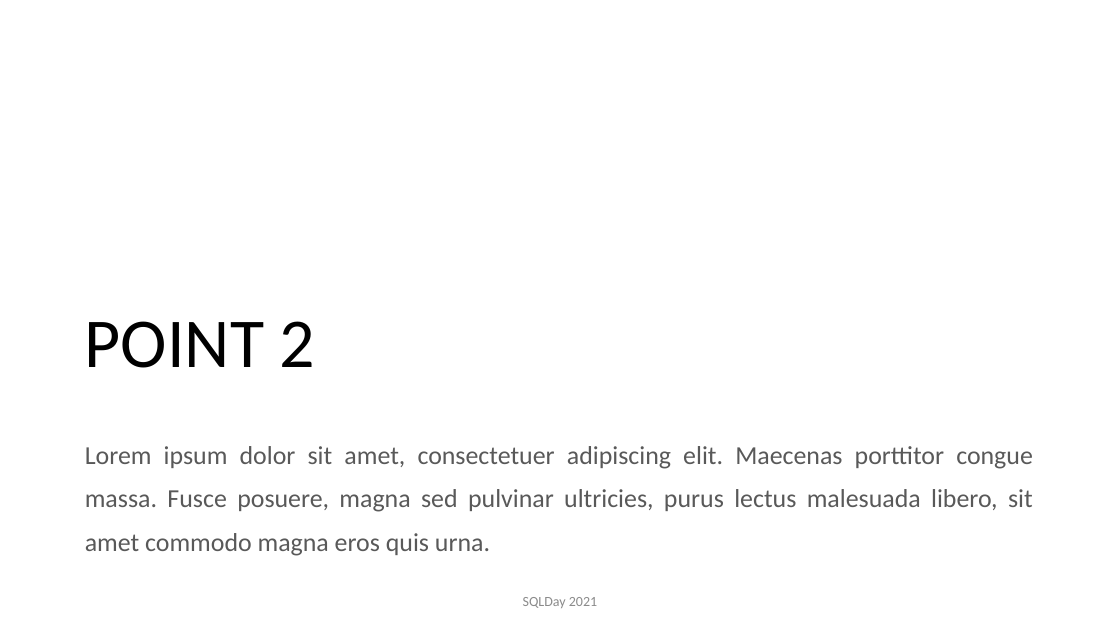
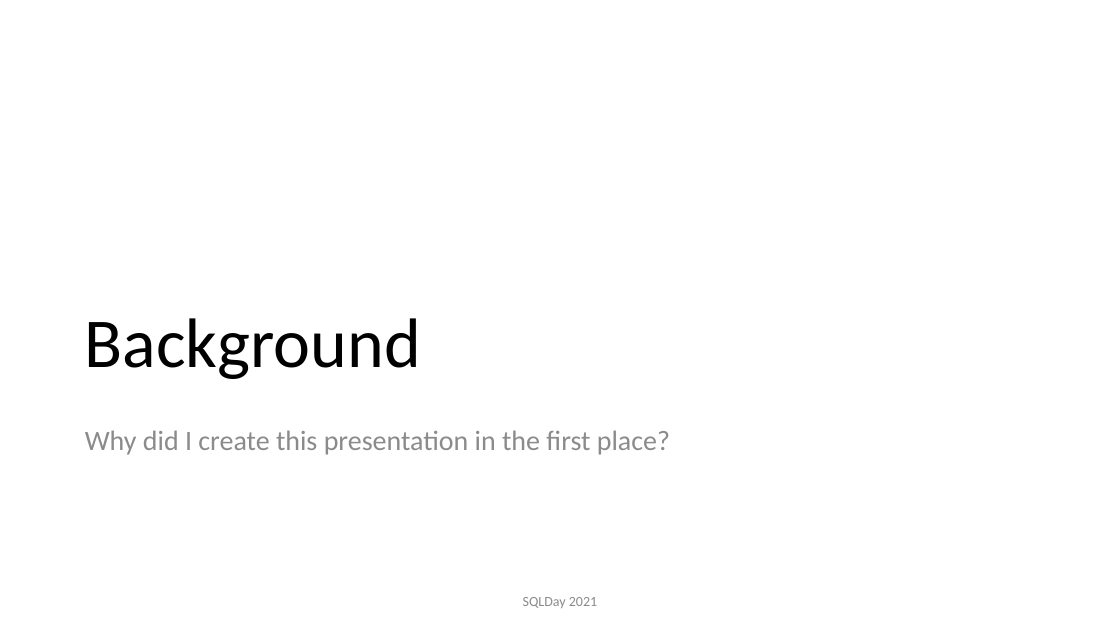
Before and after one commit to transmokopter/Presentations, a slide deck: slide 5 of statistics-an-unreliable-friend/sql-day-poland-20210511/statistics-an-unreliable-friend-sql-day-2021.pptx (slide 7 before the commit). Drawn at 1120x630 pixels with LibreOffice and Linux fonts; fonts in the diff are those of the drawing; background and template pictures are left out. Boxes give left, top, right and bottom in pixels: in the first picture for what was removed or moved away, otherwise in the second. Text is boxed around its words. In the diff, an @@ line names an element or a change of style, - is before the commit and + after.

```diff
--- a/statistics-an-unreliable-friend/sql-day-poland-20210511/statistics-an-unreliable-friend-sql-day-2021.pptx
+++ b/statistics-an-unreliable-friend/sql-day-poland-20210511/statistics-an-unreliable-friend-sql-day-2021.pptx
@@ title at [85,318,421,379]: text changed @@
-POINT 2
+Background
@@ text at [85,430,670,455]: text changed; size 22.2 to 24 pt; text colour #595959 to #8C8C8C @@
-Lorem ipsum dolor sit amet, consectetuer adipiscing elit. Maecenas porttitor congue massa. Fusce posuere, magna sed pulvinar ultricies, purus lectus malesuada libero, sit amet commodo magna eros quis urna.
+Why did I create this presentation in the first place?
```
Also in this commit, not shown: 2 other slides changed, 2 slides added, 3 slides removed.
